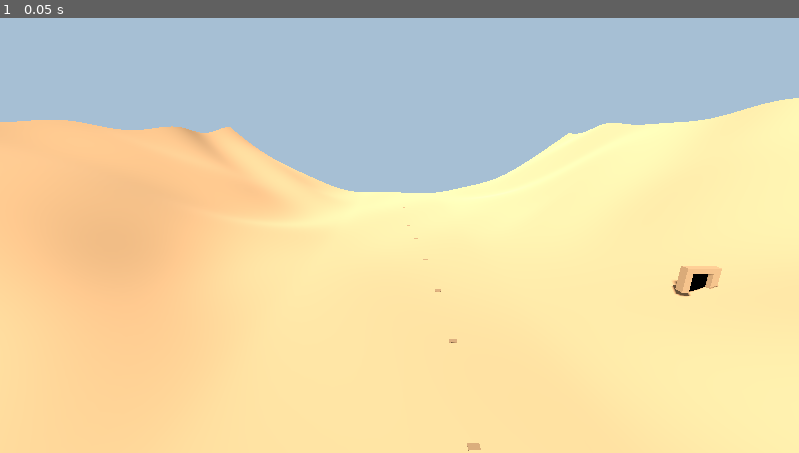
Above: before the commit, frame 1.
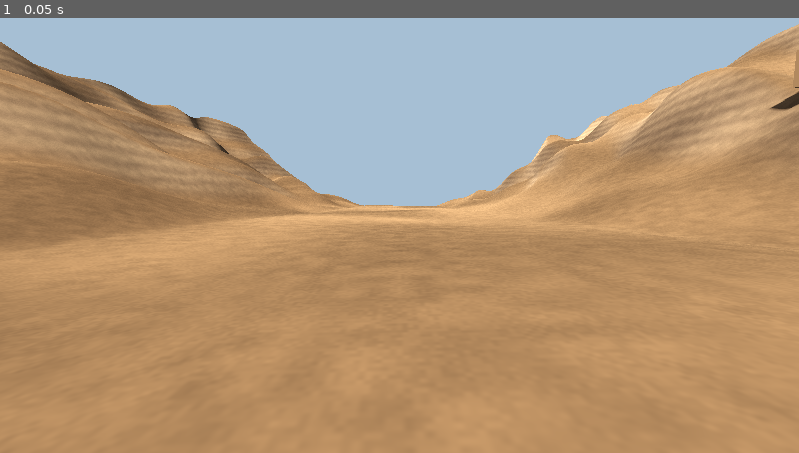
Above: after the commit, the same moment.

Repository: oyvind37-cpu/Arkeologens-reise-V2
Game: Godot game, scene res://valley_200m.tscn
The game is run twice, just before and just after one commit, with the same random seed, the same clock (stepped at 60 frames per second) and the same inputs.
Inputs:
- Up to frame 1 (0.05 s): no input

The runs differ from the first frame. In frame 1, 76% of the frame differs, in the area x 0-100%, y 1-100%.

Commit message:
Improve 200m valley relief, material, camera and sunlight

Diff:
--- a/egypt_200m/valley_200m.gd
+++ b/egypt_200m/valley_200m.gd
@@ -2,23 +2,23 @@
 ## First playable-scale terrain blockout. 200 x 200 metres; procedural geometry, no external assets.
 ## Coordinates: X/Z horizontal, Y vertical. Not surveyed terrain.
 const EXTENT := 200.0
-const GRID := 100
+const GRID := 220
 const ROCK := Color(0.55, 0.43, 0.30)
 var terrain: MeshInstance3D
 
 func _ready() -> void:
 	_build_terrain()
-	_build_path()
+	# No artificial path markers in the landscape preview.
 	_build_tomb()
 	_build_lighting()
 	_build_camera()
 
 func _height(x: float, z: float) -> float:
 	var valley := maxf(0.0, absf(x) - 21.0)
-	var cliff := pow(valley / 79.0, 1.65) * 37.0
-	var ridges := sin(x * 0.085 + sin(z * 0.045) * 1.7) * sin(z * 0.065) * 2.8
-	var erosion := sin(z * 0.027 + x * 0.012) * 2.0
-	var floor_noise := sin(x * 0.13) * cos(z * 0.09) * 0.45
+	var cliff := pow(valley / 79.0, 1.2) * 46.0
+	var ridges := (sin(x * 0.11 + sin(z * 0.055) * 2.1) * sin(z * 0.075) * 5.0 + sin(x * 0.31 + z * 0.13) * 1.6)
+	var erosion := (absf(sin(z * 0.045 + x * 0.09)) * -4.0 + sin(z * 0.021 + x * 0.013) * 3.0)
+	var floor_noise := sin(x * 0.13) * cos(z * 0.09) * 0.32
 	return cliff + (ridges + erosion) * smoothstep(16.0, 60.0, absf(x)) + floor_noise
 
 func _build_terrain() -> void:
@@ -47,10 +47,9 @@
 	terrain = MeshInstance3D.new()
 	terrain.name = "ValleyTerrain_200m"
 	terrain.mesh = st.commit()
-	var mat := StandardMaterial3D.new()
-	mat.albedo_color = ROCK
-	mat.roughness = 0.98
-	terrain.material_override = mat
+	var mat := load("res://limestone.gdshader") as Shader
+	terrain.material_override = ShaderMaterial.new()
+	terrain.material_override.shader = mat
 	add_child(terrain)
 	var body := StaticBody3D.new()
 	body.name = "TerrainCollision"
@@ -116,22 +115,22 @@
 	env.background_color = Color(0.65, 0.75, 0.83)
 	env.ambient_light_source = Environment.AMBIENT_SOURCE_COLOR
 	env.ambient_light_color = Color(0.78, 0.80, 0.85)
-	env.ambient_light_energy = 0.55
+	env.ambient_light_energy = 0.35
 	env.tonemap_mode = Environment.TONE_MAPPER_FILMIC
 	world.environment = env
 	add_child(world)
 	var sun := DirectionalLight3D.new()
 	sun.name = "LateAfternoonSun"
 	sun.rotation_degrees = Vector3(-38, -30, 0)
-	sun.light_energy = 1.6
+	sun.light_energy = 1.15
 	sun.shadow_enabled = true
 	add_child(sun)
 
 func _build_camera() -> void:
 	var camera := Camera3D.new()
 	camera.name = "OverviewCamera"
-	camera.position = Vector3(0, 28, 91)
-	camera.rotation_degrees = Vector3(-15, 0, 0)
+	camera.position = Vector3(0, 2.5, 82)
+	camera.rotation_degrees = Vector3(-5, 0, 0)
 	camera.fov = 72
 	camera.current = true
 	add_child(camera)
